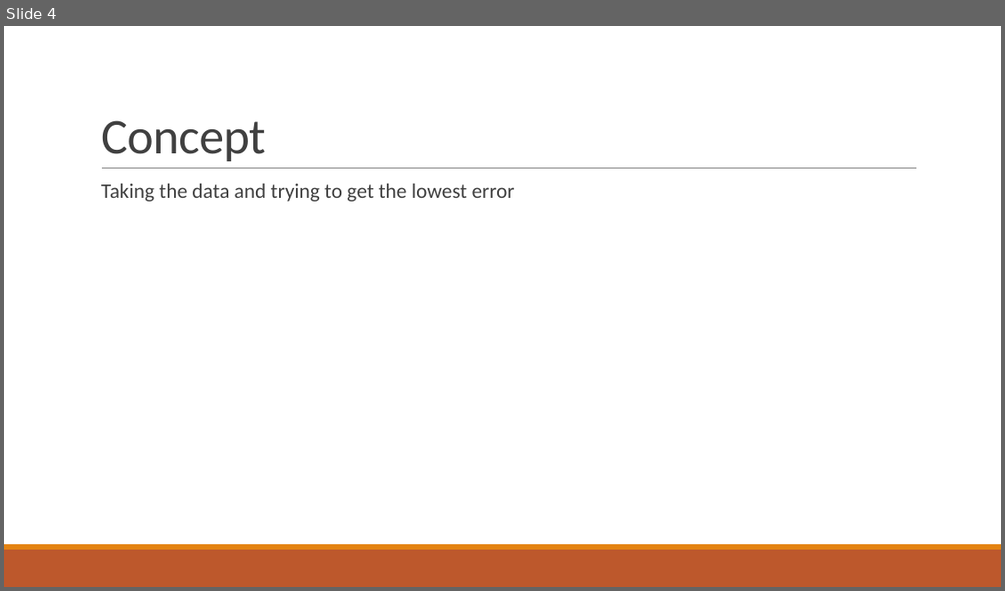
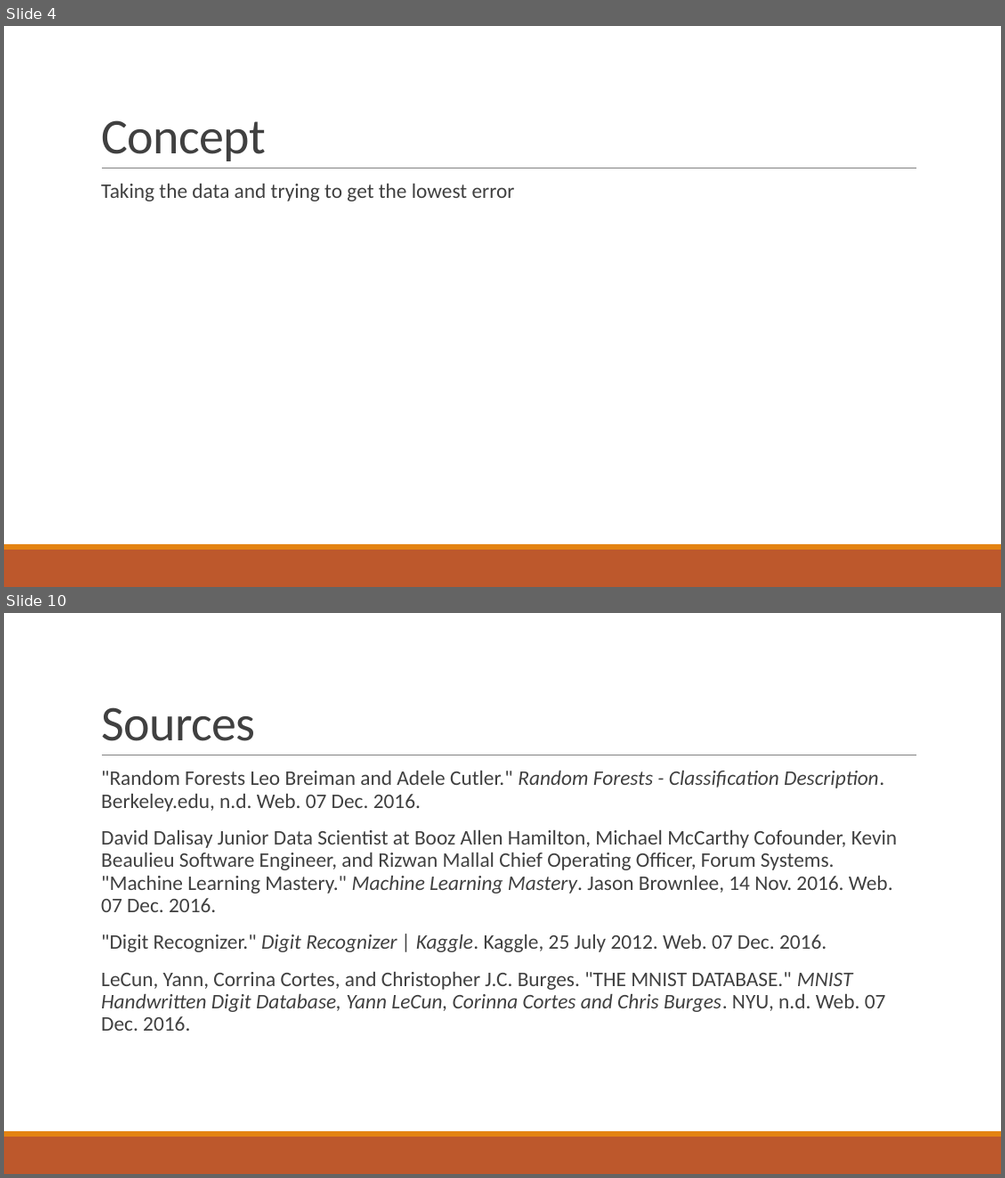
Before and after one commit to Gingerbreed/ArtificialIntelligence404, a slide deck: baler-prj/presentation/baker-MNIST.pptx. Shown one above the other, each under a label of ours: slide 4 before the commit, slides 4 and 10 after it; the slides between them are not shown. The pictures are 1005x591 and 1005x1178 pixels, drawn with LibreOffice and Linux fonts; fonts in the diff are those of the drawing. Boxes give left, top, right and bottom in pixels: in the first picture for what was removed or moved away, otherwise in the second. Text is boxed around its words. In the diff, an @@ line names an element or a change of style, - is before the commit and + after.

```diff
--- a/baler-prj/presentation/baker-MNIST.pptx
+++ b/baler-prj/presentation/baker-MNIST.pptx
@@ slide 10 added at (x1=4, y1=613, x2=1001, y2=1174), background #FFFFFF; not listed: 3 template elements that a slide beside it also shows @@
@@ title added at (x1=101, y1=707, x2=255, y2=741), 48 pt, text #404040 @@
+Sources
@@ text added at (x1=101, y1=771, x2=897, y2=1030), 20 pt, text #404040 @@
+  "Random Forests Leo Breiman and Adele Cutler." Random Forests - Classification Description. Berkeley.edu, n.d. Web. 07 Dec. 2016.
+  David Dalisay Junior Data Scientist at Booz Allen Hamilton, Michael McCarthy Cofounder, Kevin Beaulieu Software Engineer, and Rizwan Mallal Chief Operating Officer, Forum Systems. "Machine Learning Mastery." Machine Learning Mastery. Jason Brownlee, 14 Nov. 2016. Web. 07 Dec. 2016.
+  "Digit Recognizer." Digit Recognizer | Kaggle. Kaggle, 25 July 2012. Web. 07 Dec. 2016.
+  LeCun, Yann, Corrina Cortes, and Christopher J.C. Burges. "THE MNIST DATABASE." MNIST Handwritten Digit Database, Yann LeCun, Corinna Cortes and Chris Burges. NYU, n.d. Web. 07 Dec. 2016.
```
Also in this commit, not shown: 4 slides changed, 1 other slide added, 1 slide removed.
